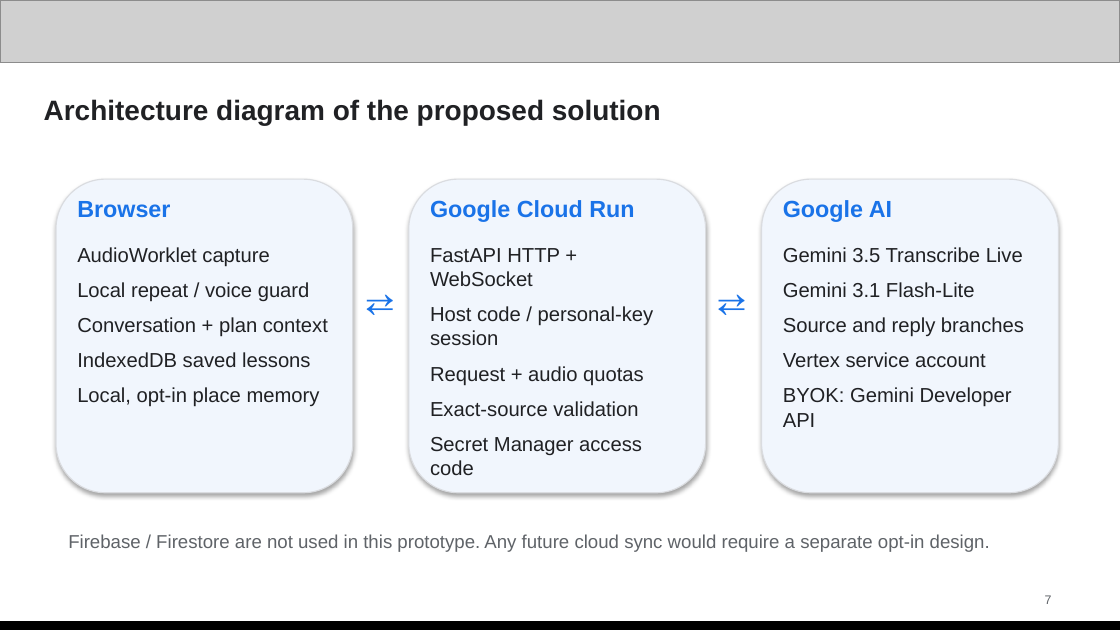
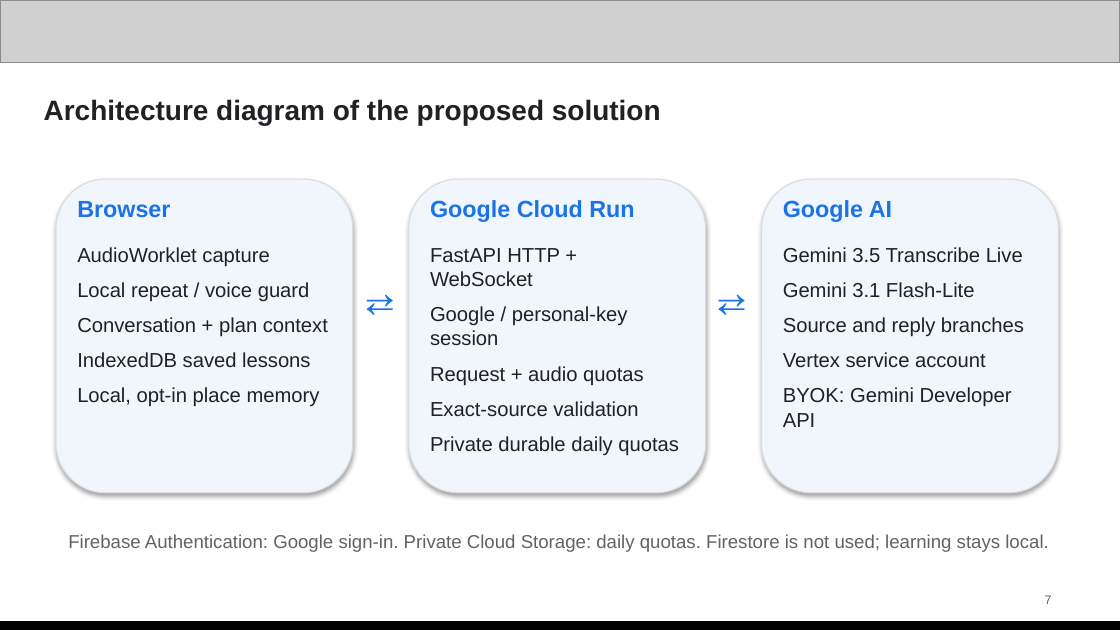
Before and after one commit to U4AR/LingoLive, a slide deck: slide 7 of docs/submission/LingoLive-Pitch-Deck.pptx. Drawn at 1120x630 pixels with LibreOffice and Linux fonts; fonts in the diff are those of the drawing; grey boxes stand for pictures. Boxes give left, top, right and bottom in pixels: in the first picture for what was removed or moved away, otherwise in the second. Text is boxed around its words. In the diff, an @@ line names an element or a change of style, - is before the commit and + after.

```diff
--- a/docs/submission/LingoLive-Pitch-Deck.pptx
+++ b/docs/submission/LingoLive-Pitch-Deck.pptx
@@ text at (x1=430, y1=306, x2=628, y2=345): text changed @@
-Host code / personal-key session
+Google / personal-key session
@@ text at (x1=430, y1=436, x2=679, y2=456): text changed @@
-Secret Manager access code
+Private durable daily quotas
@@ text at (x1=68, y1=534, x2=1048, y2=552): text changed @@
-Firebase / Firestore are not used in this prototype. Any future cloud sync would require a separate opt-in design.
+Firebase Authentication: Google sign-in. Private Cloud Storage: daily quotas. Firestore is not used; learning stays local.
```
Also in this commit, not shown: 6 other slides changed, 36 other files.
